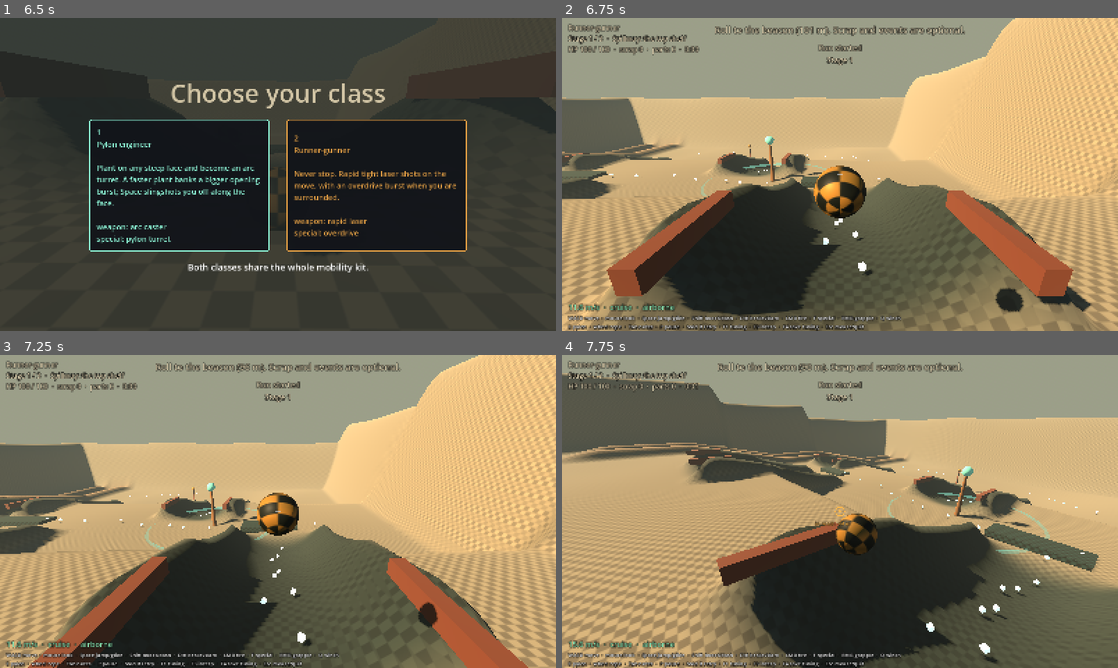
Above: before the commit, frames 1-4 (two rows, left to right).
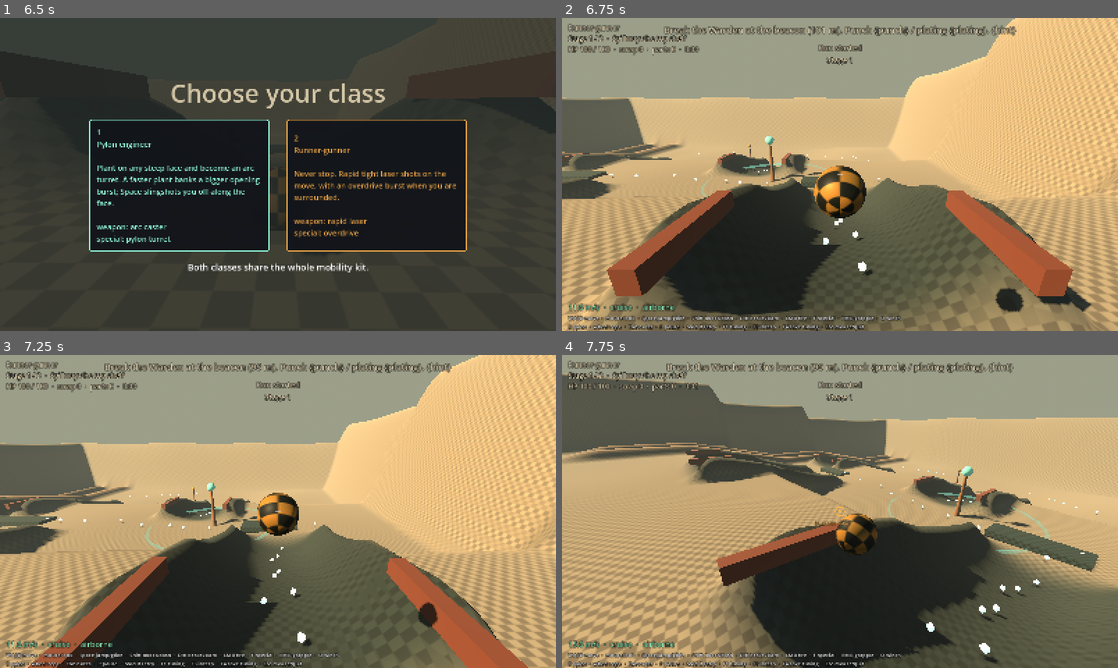
Above: after the commit, the same moments.

Repository: bananahana720/scrapkeep
Game: Godot game, scene res://main.tscn
The game is run twice, just before and just after one commit, with the same random seed, the same clock (stepped at 60 frames per second) and the same inputs.
Inputs (mouse positions are in pixels of both pictures, inside the frame that each line leads up to):
- Up to frame 1 (6.5 s): tap Enter at 0.5, 2, 3.5, 5.1 s; move the mouse to (400, 158) at 0.52 s; hold D (cl_right) 0.53-1.25 s; tap Shift (cl_boost) at 0.6 s; click (400, 158) at 0.67 s; tap Space (cl_jump) at 0.77, 1.25, 2.75, 3.77, 4.25 s; drag from (166, 190) to (250, 237) at 1.27 s; move the mouse to (333, 105) at 2.02 s; hold D (cl_right) 2.03-2.75 s; tap E (cl_mount) at 2.1 s; drag from (250, 237) to (111, 127) at 2.77 s; move the mouse to (444, 221) at 3.52 s; hold A (cl_left) 3.53-4.25 s; tap F (cl_special) at 3.6 s; drag from (111, 127) to (194, 96) at 4.27 s; move the mouse to (305, 174) at 5.02 s; hold S (cl_back) 5.03-5.75 s; click (305, 174) at 5.17 s; drag from (194, 96) to (166, 190) at 5.77 s
- Up to frame 2 (6.75 s): move the mouse to (962, 158) at 6.52 s; hold W (cl_forward) from 6.53 s (still down); tap 2 at 6.6 s
- Up to frame 3 (7.25 s): keep holding W (cl_forward); tap Space (cl_jump) at 6.77 s
- Up to frame 4 (7.75 s): keep holding W (cl_forward); move the mouse to (812, 511) at 7.27 s; tap N at 7.35 s; click (812, 511) at 7.42 s; tap Space (cl_jump) at 7.52 s

Frame 1 is identical in both runs. In frame 2, 1.1% of the frame differs, in the area x 18-82%, y 2-6%; in frame 3, 1.1%; in frame 4, 1.1%.

Commit message:
core-loop spine: bus additions for heft, cores, the Warden, the codex and elements
Adds beacon_unsealed, heft_class_changed, scrap_lost, core_gained,
synergy_discovered, interaction_found, strike_deflected, element_resolved and
threat_rose with their event_kinds rows, a core shape, the codex category
table, and the objective wording without the word optional. The event_kinds
test now also rejects optional and checks the categories.

Co-Authored-By: Claude Opus 5.5 (1M context) <noreply@anthropic.com>

Diff:
--- a/sketches/core-loop/src/core/event_kinds.gd
+++ b/sketches/core-loop/src/core/event_kinds.gd
@@ -13,29 +13,38 @@
 # shape     ring | diamond | square | chevron | arrow | burst | bar | star | cross | wave
 #           | none: the silhouette a VFX or HUD glyph uses, so colour is never alone.
 # sound     the id writer C synthesizes; kinds may share an id on purpose.
-# hud       toast wording, "" for none. Placeholders: {stage} {part} {event} {percent}.
+# hud       toast wording, "" for none. Placeholders: {stage} {part} {event} {class}
+#           {name}.
 # objective standing objective while the flow state this kind leads to is live, or "".
+#           Placeholders: {distance} {percent} {punch} {plating} {hint}. Never the word
+#           "optional": what a stage wants is the Warden, the rest lives in the notes.
 # priority  0 ambient (music only), 1 feedback (sound and small VFX), 2 notable (toast),
 #           3 critical (big toast, stinger on the beat).
 
 const GROUPS := ["movement", "combat", "economy", "flow", "event"]
-const SHAPES := ["ring", "diamond", "square", "chevron", "arrow", "burst", "bar", "star", "cross", "wave", "none"]
+const SHAPES := ["ring", "diamond", "square", "chevron", "arrow", "burst", "bar", "star", "cross", "wave", "core", "none"]
 const FIELDS := ["group", "color", "shape", "sound", "hud", "objective", "priority"]
 const TOAST_PRIORITY := 2
 
 const ROWS := {
 	"run_started": {"group": "flow", "color": Palette.SAND, "shape": "star", "sound": "stinger_run", "hud": "Run started", "objective": "", "priority": 3},
 	"flow_changed": {"group": "flow", "color": Palette.SAND, "shape": "none", "sound": "ui_tick", "hud": "", "objective": "", "priority": 0},
-	"stage_entered": {"group": "flow", "color": Palette.SAND, "shape": "chevron", "sound": "stinger_stage", "hud": "Stage {stage}", "objective": "Roll to the beacon ({distance} m). Scrap and events are optional.", "priority": 3},
+	"stage_entered": {"group": "flow", "color": Palette.SAND, "shape": "chevron", "sound": "stinger_stage", "hud": "Stage {stage}", "objective": "Break the Warden at the beacon ({distance} m). Punch {punch} / plating {plating}. {hint}", "priority": 3},
 	"stage_cleared": {"group": "flow", "color": Palette.ARC, "shape": "star", "sound": "stinger_clear", "hud": "Stage {stage} clear", "objective": "", "priority": 3},
 	"run_ended": {"group": "flow", "color": Palette.ARC, "shape": "star", "sound": "stinger_run_end", "hud": "Run complete", "objective": "", "priority": 3},
-	"beacon_charge_changed": {"group": "flow", "color": Palette.ARC, "shape": "ring", "sound": "beacon_hum", "hud": "", "objective": "Charge the beacon: {percent}%. Keep rolling inside its ring.", "priority": 1},
+	"beacon_charge_changed": {"group": "flow", "color": Palette.ARC, "shape": "ring", "sound": "beacon_hum", "hud": "", "objective": "Warden {percent}% broken. Punch {punch} / plating {plating}. {hint}", "priority": 1},
+	"beacon_unsealed": {"group": "flow", "color": Palette.ARC, "shape": "star", "sound": "stinger_unseal", "hud": "Warden broken: gates open", "objective": "Charge the beacon: {percent}%. Keep rolling inside its ring.", "priority": 3},
 	"scrap_collected": {"group": "economy", "color": Palette.ARC, "shape": "square", "sound": "scrap_tick", "hud": "", "objective": "", "priority": 1},
 	"part_gained": {"group": "economy", "color": Palette.AMBER, "shape": "diamond", "sound": "part_get", "hud": "New part: {part}", "objective": "", "priority": 2},
 	"player_hit": {"group": "combat", "color": Palette.RUST, "shape": "burst", "sound": "hurt", "hud": "", "objective": "", "priority": 2},
 	"player_died": {"group": "combat", "color": Palette.RUST, "shape": "cross", "sound": "death", "hud": "Scrapped", "objective": "", "priority": 3},
 	"enemy_killed": {"group": "combat", "color": Palette.COPPER, "shape": "burst", "sound": "kill_pop", "hud": "", "objective": "", "priority": 1},
 	"milestone_won": {"group": "event", "color": Palette.AMBER, "shape": "star", "sound": "stinger_milestone", "hud": "Milestone won: {event}", "objective": "", "priority": 3},
+	"heft_class_changed": {"group": "economy", "color": Palette.AMBER, "shape": "star", "sound": "class_up", "hud": "Heft {class}", "objective": "", "priority": 3},
+	"scrap_lost": {"group": "economy", "color": Palette.RUST, "shape": "cross", "sound": "scrap_rip", "hud": "Scrap torn loose: chase it down", "objective": "", "priority": 2},
+	"core_gained": {"group": "economy", "color": Palette.ARC, "shape": "core", "sound": "core_socket", "hud": "Bonus core: gates overcharged", "objective": "", "priority": 3},
+	"synergy_discovered": {"group": "economy", "color": Palette.AMBER, "shape": "star", "sound": "synergy_fanfare", "hud": "SYNERGY: {name}", "objective": "", "priority": 3},
+	"interaction_found": {"group": "event", "color": Palette.SANDSTONE, "shape": "diamond", "sound": "found_chime", "hud": "", "objective": "", "priority": 1},
 	"jumped": {"group": "movement", "color": Palette.SAND, "shape": "chevron", "sound": "hop", "hud": "", "objective": "", "priority": 1},
 	"boosted": {"group": "movement", "color": Palette.AMBER, "shape": "arrow", "sound": "boost_whoosh", "hud": "", "objective": "", "priority": 1},
 	"dashed": {"group": "movement", "color": Palette.AMBER, "shape": "arrow", "sound": "dash_whoosh", "hud": "", "objective": "", "priority": 1},
@@ -49,13 +58,27 @@
 	"enemy_struck": {"group": "combat", "color": Palette.COPPER, "shape": "burst", "sound": "hit_thwack", "hud": "", "objective": "", "priority": 1},
 	"shot_fired": {"group": "combat", "color": Palette.ARC, "shape": "bar", "sound": "weapon_zap", "hud": "", "objective": "", "priority": 1},
 	"special_used": {"group": "combat", "color": Palette.ARC, "shape": "star", "sound": "special_fire", "hud": "", "objective": "", "priority": 2},
+	"strike_deflected": {"group": "combat", "color": Palette.SAND, "shape": "square", "sound": "clank", "hud": "", "objective": "", "priority": 1},
 	"reward_offered": {"group": "economy", "color": Palette.AMBER, "shape": "diamond", "sound": "gates_open", "hud": "Reward gates ahead", "objective": "Roll through a gate to take its part.", "priority": 3},
 	"reward_chosen": {"group": "economy", "color": Palette.AMBER, "shape": "diamond", "sound": "gate_through", "hud": "Took {part}", "objective": "Launch pad engaged.", "priority": 3},
+	"element_resolved": {"group": "event", "color": Palette.ARC, "shape": "wave", "sound": "element_resolved", "hud": "", "objective": "", "priority": 1},
 	"event_announced": {"group": "event", "color": Palette.HAZARD, "shape": "wave", "sound": "klaxon", "hud": "{event} incoming", "objective": "", "priority": 3},
 	"event_started": {"group": "event", "color": Palette.HAZARD, "shape": "wave", "sound": "event_start", "hud": "{event}", "objective": "", "priority": 2},
 	"event_ended": {"group": "event", "color": Palette.VERDIGRIS, "shape": "wave", "sound": "event_end", "hud": "{event} over", "objective": "", "priority": 2},
 	"launched": {"group": "flow", "color": Palette.ARC, "shape": "arrow", "sound": "launch_roar", "hud": "Launch!", "objective": "In flight. Hold your line.", "priority": 3},
 	"pressure_changed": {"group": "event", "color": Palette.RUST, "shape": "wave", "sound": "music_pressure", "hud": "", "objective": "", "priority": 0},
+	"threat_rose": {"group": "event", "color": Palette.RUST, "shape": "chevron", "sound": "threat_up", "hud": "Threat rising", "objective": "", "priority": 2},
+}
+
+# Codex categories: each has its own colour, glyph shape and label, so the Tab codex
+# pages, a discovery banner and a found-list line all dress a category the same way.
+# npc and coop are reserved: the demo is solo, but the schema already carries them.
+const CODEX_CATEGORIES := {
+	"build": {"label": "Build", "color": Palette.AMBER, "shape": "diamond", "reserved": false},
+	"world": {"label": "World", "color": Palette.ARC, "shape": "wave", "reserved": false},
+	"enemy": {"label": "Enemy", "color": Palette.RUST, "shape": "burst", "reserved": false},
+	"npc": {"label": "NPC", "color": Palette.SANDSTONE, "shape": "square", "reserved": true},
+	"coop": {"label": "Co-op", "color": Palette.COPPER, "shape": "chevron", "reserved": true},
 }
 
 
@@ -83,3 +106,7 @@
 
 static func objective(kind: String, fields := {}) -> String:
 	return String(row(kind).get("objective", "")).format(fields)
+
+
+static func category(id: String) -> Dictionary:
+	return CODEX_CATEGORIES.get(id, CODEX_CATEGORIES["build"])
--- a/sketches/core-loop/src/core/game_events.gd
+++ b/sketches/core-loop/src/core/game_events.gd
@@ -13,6 +13,7 @@
 signal stage_cleared(stage: int)
 signal run_ended(won: bool)
 signal beacon_charge_changed(fraction: float)
+signal beacon_unsealed(stage: int)
 
 # Run state (spine; emitted by run_state.gd's mutators, called by the modules).
 signal scrap_collected(amount: int, at: Vector3, total: int)
@@ -21,6 +22,13 @@
 signal player_died
 signal enemy_killed(kind: String, at: Vector3, scrap_value: int)
 signal milestone_won(event_id: String)
+signal heft_class_changed(heft_class: int, heft: float)
+signal scrap_lost(amount: int, at: Vector3, total: int, cause: String)
+signal core_gained(source: String, at: Vector3, count: int)
+
+# Codex (spine; emitted by codex.gd's mutators, called by the modules).
+signal synergy_discovered(synergy_id: String, category: String, first_time: bool)
+signal interaction_found(description: String)
 
 # Movement (spine; emitted by player_ball.gd).
 signal jumped(air: bool)
@@ -38,10 +46,12 @@
 signal enemy_struck(enemy: Node3D, kind: String, force: float)
 signal shot_fired(weapon_id: String, from: Vector3, to: Vector3)
 signal special_used(special_id: String, at: Vector3)
+signal strike_deflected(enemy: Node3D, kind: String, punch: float, plating: float)
 
 # Build (writer B).
 signal reward_offered(offers: Array)
 signal reward_chosen(part_id: String)
+signal element_resolved(element_id: String, material_id: String, behaviour: String, at: Vector3)
 
 # World (writer D).
 signal event_announced(event_id: String, seconds_until: float)
@@ -49,6 +59,7 @@
 signal event_ended(event_id: String, outcome: String)
 signal launched(velocity: Vector3)
 signal pressure_changed(pressure: float)
+signal threat_rose(tier: int)
 
 
 static func signal_names() -> PackedStringArray:
--- a/sketches/core-loop/src/core/run_state.gd
+++ b/sketches/core-loop/src/core/run_state.gd
@@ -25,6 +25,10 @@
 var over := false
 
 var _snapshot := {}
+
+
+static func roman(n: int) -> String:
+	return ["0", "I", "II", "III", "IV", "V", "VI"][clampi(n, 0, 6)]
 
 
 func _init(events_ref = null) -> void:
--- a/sketches/core-loop/src/game.gd
+++ b/sketches/core-loop/src/game.gd
@@ -63,6 +63,7 @@
 var notes
 var panel
 var keyboard
+var codex
 
 var _pause_toggled := false
 var _notes_held := false
--- a/sketches/core-loop/src/ui/hud.gd
+++ b/sketches/core-loop/src/ui/hud.gd
@@ -5,6 +5,7 @@
 const GameEvents := preload("res://src/core/game_events.gd")
 const StageDefs := preload("res://src/core/stage_defs.gd")
 const Palette := preload("res://src/core/palette.gd")
+const RunState := preload("res://src/core/run_state.gd")
 const AimReticle := preload("res://src/ui/aim_reticle.gd")
 const FieldNotes := preload("res://src/ui/field_notes.gd")
 
@@ -24,6 +25,8 @@
 	"event_started": ["event", 0],
 	"event_ended": ["event", 0],
 	"milestone_won": ["event", 0],
+	"heft_class_changed": ["class", 0],
+	"synergy_discovered": ["name", 0],
 }
 
 var game
@@ -109,7 +112,11 @@
 func _on_field_fact(value, kind: String) -> void:
 	var field: String = FIELD_ARGS[kind][0]
 	var shown = value
-	if value is String:
+	if kind == "heft_class_changed":
+		shown = RunState.roman(int(value))
+	elif kind == "synergy_discovered" and game.codex != null:
+		shown = game.codex.name_of(value)
+	elif value is String:
 		shown = (value as String).replace("_", " ").capitalize()
 	toast(EventKinds.hud(kind, {field: shown}), EventKinds.color(kind))
 
--- a/sketches/core-loop/tests/spine_event_kinds_test.gd
+++ b/sketches/core-loop/tests/spine_event_kinds_test.gd
@@ -32,6 +32,15 @@
 	for kind in EventKinds.ROWS:
 		if not kind in names:
 			orphans.append(kind)
+	var optional: Array[String] = []
+	for kind in EventKinds.ROWS:
+		if String(EventKinds.ROWS[kind]["objective"]).to_lower().contains("optional"):
+			optional.append(kind)
+	var categories_ok := true
+	for id in EventKinds.CODEX_CATEGORIES:
+		var cat: Dictionary = EventKinds.CODEX_CATEGORIES[id]
+		categories_ok = categories_ok and cat.get("color") is Color and String(cat.get("label", "")) != "" \
+			and cat.get("shape", "") in EventKinds.SHAPES
 	var toasts_without_words: Array[String] = []
 	for kind in names:
 		if EventKinds.priority(kind) >= 3 and EventKinds.row(kind).get("hud", "") == "" and EventKinds.row(kind).get("objective", "") == "":
@@ -42,6 +51,8 @@
 		["row shape", malformed.is_empty(), "%d rows missing a field or out of range %s" % [malformed.size(), malformed]],
 		["orphans", orphans.is_empty(), "%d rows naming no signal %s" % [orphans.size(), orphans]],
 		["critical wording", toasts_without_words.is_empty(), "%d priority-3 kinds with no HUD or objective wording %s" % [toasts_without_words.size(), toasts_without_words]],
+		["no optional", optional.is_empty(), "%d objectives use the word optional %s" % [optional.size(), optional]],
+		["codex categories", categories_ok and EventKinds.CODEX_CATEGORIES.size() == 5, "%d codex categories, each with a colour, label and shape" % EventKinds.CODEX_CATEGORIES.size()],
 	]
 	for check in checks:
 		if not check[1]:
Not shown, changed: sketches/core-loop/DEMO-SPEC.md
